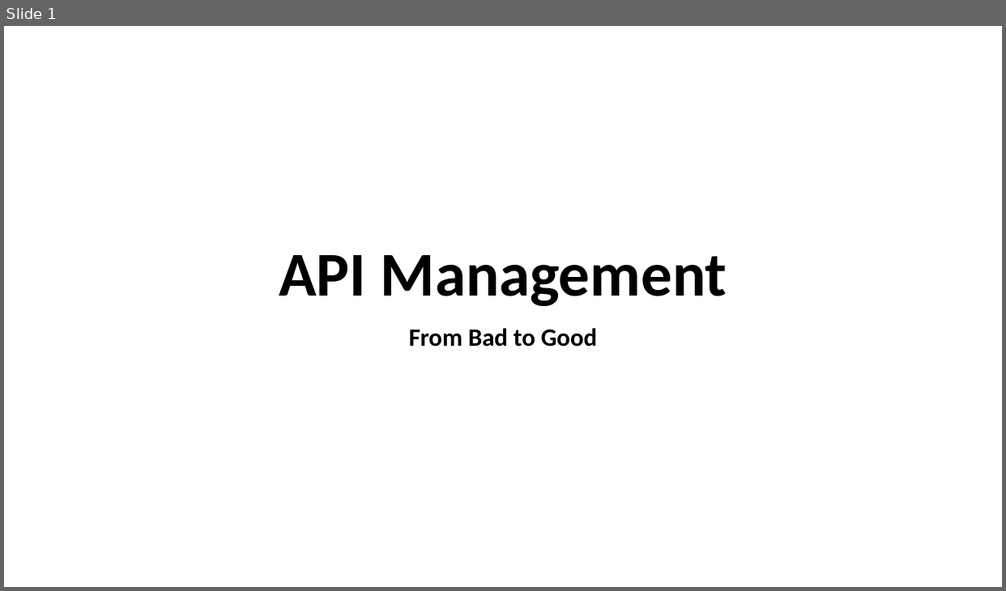
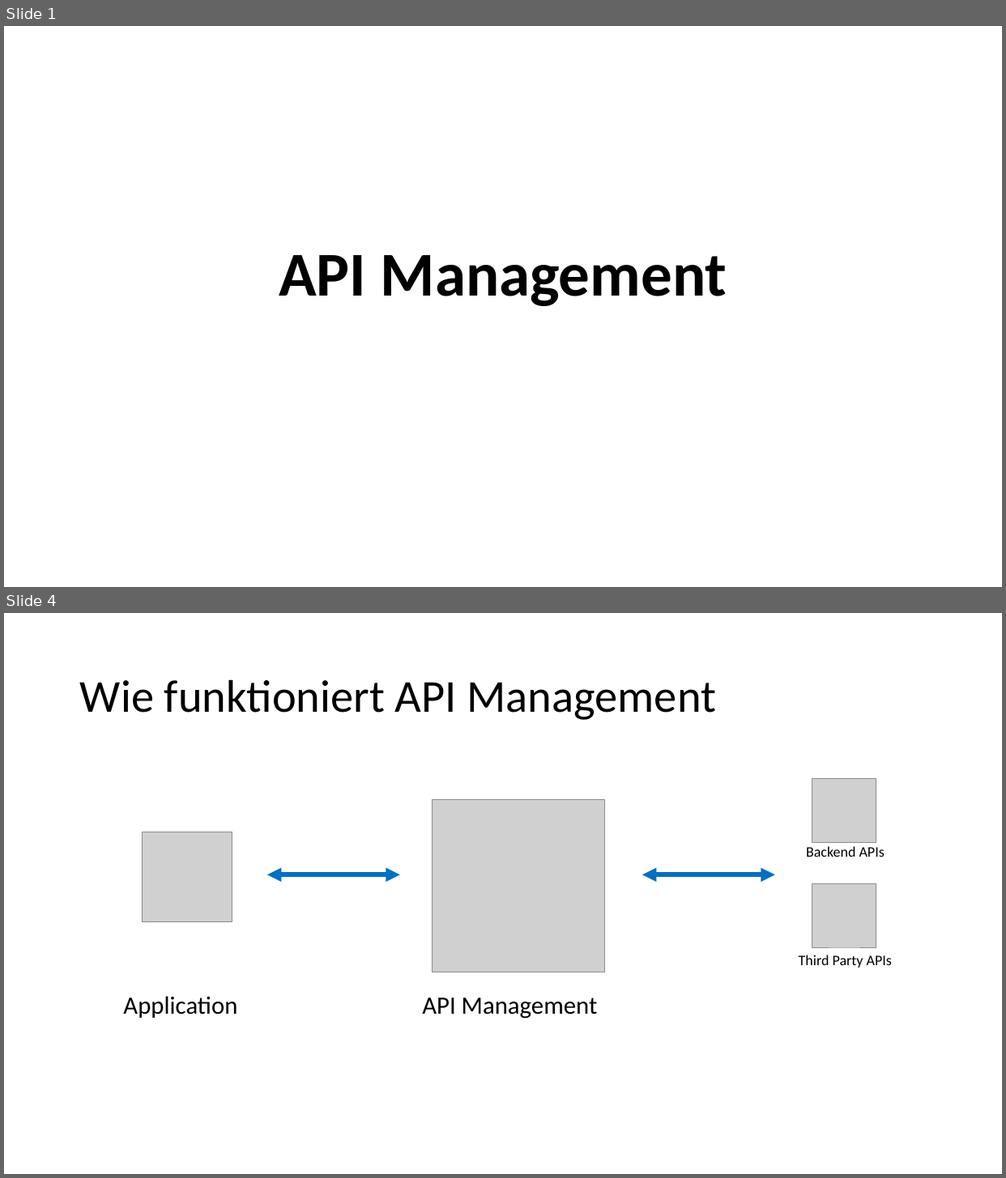
Before and after one commit to danielwagn3r/apimgmt-workshop, a slide deck: API Management.pptx. Shown one above the other, each under a label of ours: slide 1 before the commit, slides 1 and 4 after it; the slides between them are not shown. The pictures are 1006x591 and 1006x1178 pixels, drawn with LibreOffice and Linux fonts; fonts in the diff are those of the drawing; grey boxes stand for pictures. Boxes give left, top, right and bottom in pixels: in the first picture for what was removed or moved away, otherwise in the second. Text is boxed around its words. In the diff, an @@ line names an element or a change of style, - is before the commit and + after.

```diff
--- a/API Management.pptx
+++ b/API Management.pptx
@@ slide 4 added at (4,613,1002,1174), background #FFFFFF @@
@@ title added at (80,679,716,720), 44 pt, text #000000 @@
+Wie funktioniert API Management
@@ picture added at (812,779,876,843) @@
@@ picture added at (432,800,605,973) @@
@@ picture added at (143,833,232,922) @@
@@ text added at (806,846,884,857), 14 pt, text #000000 @@
+Backend APIs
@@ double arrow added from (267, 875) to (400, 875), #0070C0 4.5 pt @@
@@ double arrow added from (642, 875) to (775, 875), #0070C0 4.5 pt @@
@@ picture added at (812,884,876,948) @@
@@ text added at (799,955,892,968), 14 pt, text #000000 @@
+Third Party APIs
@@ text added at (123,996,237,1018), 24 pt, text #000000 @@
+Application
@@ text added at (422,998,598,1019), 24 pt, text #000000 @@
+API Management
@@ slide 1 changed as well @@
@@ subtitle removed at (409,328,597,347) @@
-From Bad to Good
```
Also in this commit, not shown: 1 other slide changed, 2 other slides added, 1 slide removed.
